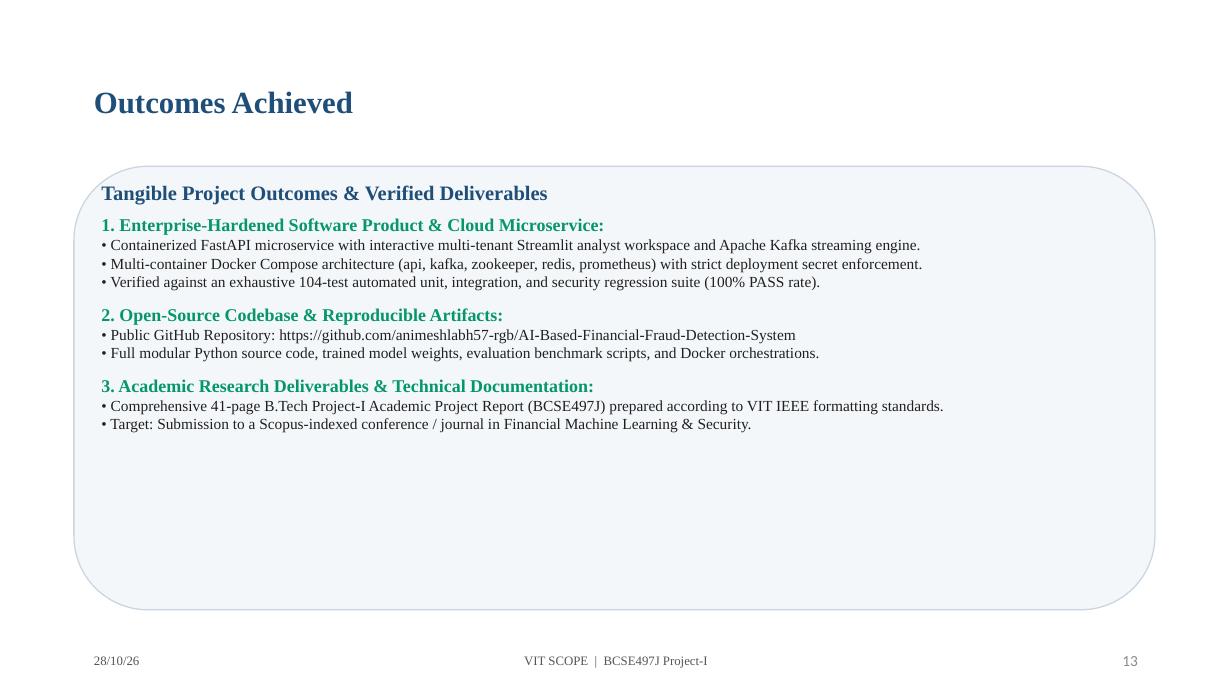
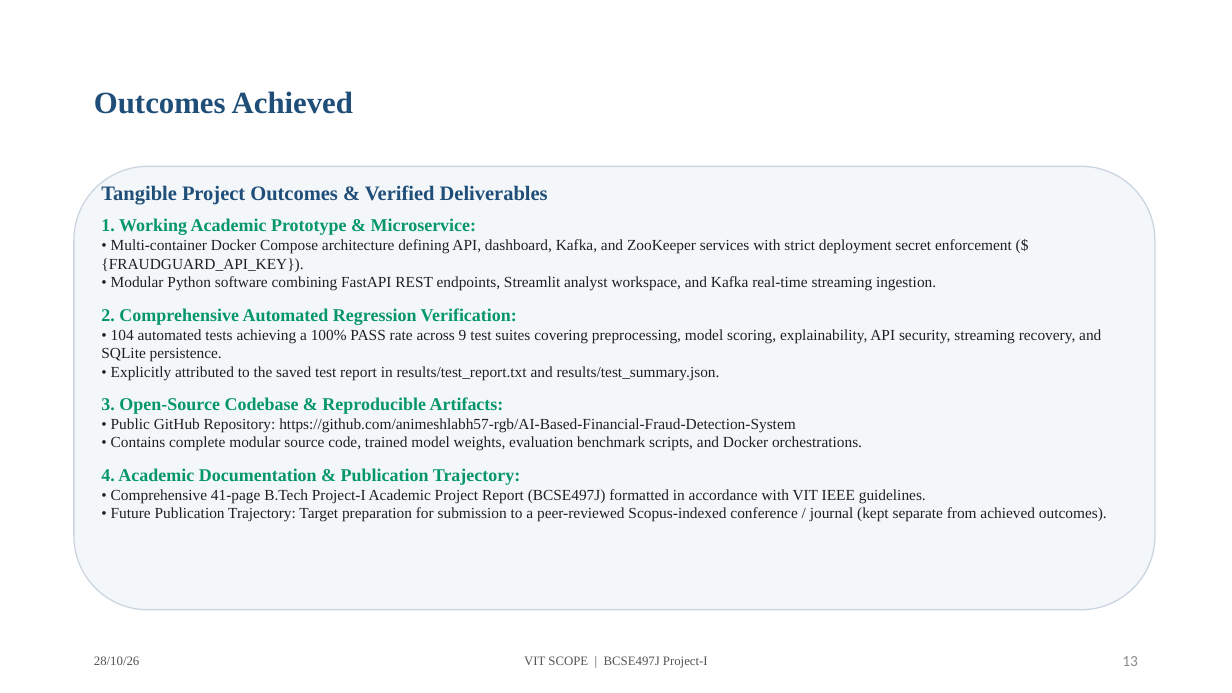
Before and after one commit to animeshlabh57-rgb/AI-Based-Financial-Fraud-Detection-System, a slide deck: slide 13 of docs/Review 3- 28-10- 2026 (1).pptx. Drawn at 1232x693 pixels with LibreOffice and Linux fonts; fonts in the diff are those of the drawing. Boxes give left, top, right and bottom in pixels: in the first picture for what was removed or moved away, otherwise in the second. Text is boxed around its words. In the diff, an @@ line names an element or a change of style, - is before the commit and + after.

Commit message:
Align Review 3 presentation with downloaded repository code and audit guidelines

```diff
--- a/docs/Review 3- 28-10- 2026 (1).pptx
+++ b/docs/Review 3- 28-10- 2026 (1).pptx
@@ text at (x1=101, y1=218, x2=1101, y2=414): text changed @@
-1. Enterprise-Hardened Software Product & Cloud Microservice:
-• Containerized FastAPI microservice with interactive multi-tenant Streamlit analyst workspace and Apache Kafka streaming engine.
-• Multi-container Docker Compose architecture (api, kafka, zookeeper, redis, prometheus) with strict deployment secret enforcement.
-• Verified against an exhaustive 104-test automated unit, integration, and security regression suite (100% PASS rate).
-2. Open-Source Codebase & Reproducible Artifacts:
+1. Working Academic Prototype & Microservice:
+• Multi-container Docker Compose architecture defining API, dashboard, Kafka, and ZooKeeper services with strict deployment secret enforcement (${FRAUDGUARD_API_KEY}).
+• Modular Python software combining FastAPI REST endpoints, Streamlit analyst workspace, and Kafka real-time streaming ingestion.
+2. Comprehensive Automated Regression Verification:
+• 104 automated tests achieving a 100% PASS rate across 9 test suites covering preprocessing, model scoring, explainability, API security, streaming recovery, and SQLite persistence.
+• Explicitly attributed to the saved test report in results/test_report.txt and results/test_summary.json.
+3. Open-Source Codebase & Reproducible Artifacts:
@@ text at (x1=101, y1=436, x2=1107, y2=522): text changed @@
-• Full modular Python source code, trained model weights, evaluation benchmark scripts, and Docker orchestrations.
-3. Academic Research Deliverables & Technical Documentation:
-• Comprehensive 41-page B.Tech Project-I Academic Project Report (BCSE497J) prepared according to VIT IEEE formatting standards.
-• Target: Submission to a Scopus-indexed conference / journal in Financial Machine Learning & Security.
+• Contains complete modular source code, trained model weights, evaluation benchmark scripts, and Docker orchestrations.
+4. Academic Documentation & Publication Trajectory:
+• Comprehensive 41-page B.Tech Project-I Academic Project Report (BCSE497J) formatted in accordance with VIT IEEE guidelines.
+• Future Publication Trajectory: Target preparation for submission to a peer-reviewed Scopus-indexed conference / journal (kept separate from achieved outcomes).
```
Also in this commit, not shown: 13 other slides changed, 4 slides added, 5 other files.
